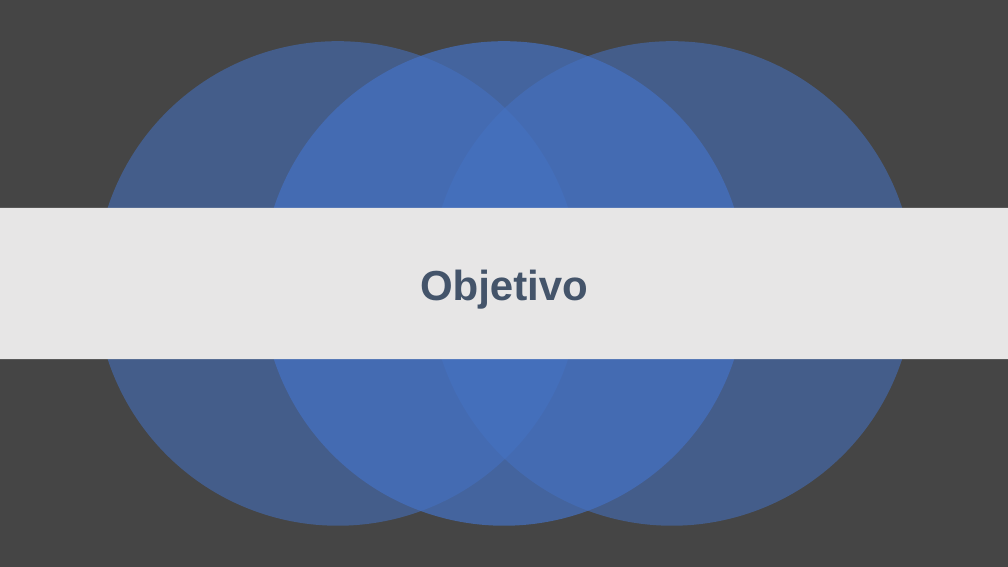
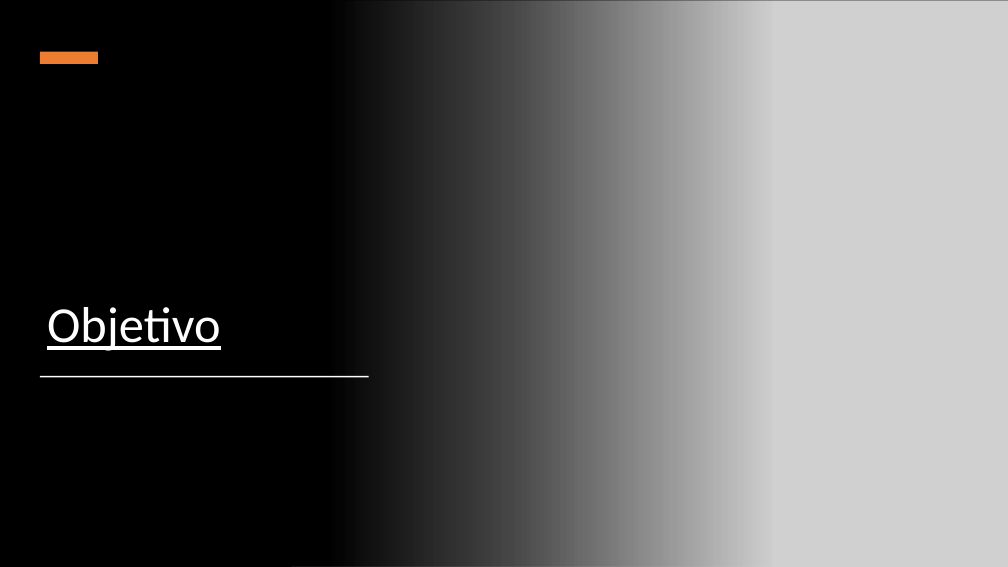
Before and after one commit to carlosmascena/primeiro-repositorio-ads-b, a slide deck: slide 3 of Slides para o Projeto Individual.pptx. Drawn at 1008x567 pixels with LibreOffice and Linux fonts; fonts in the diff are those of the drawing; grey boxes stand for pictures. Boxes give left, top, right and bottom in pixels: in the first picture for what was removed or moved away, otherwise in the second. Text is boxed around its words. In the diff, an @@ line names an element or a change of style, - is before the commit and + after.

```diff
--- a/Slides para o Projeto Individual.pptx
+++ b/Slides para o Projeto Individual.pptx
@@ background #454545 to #000000 @@
@@ rectangle added at [0, 0, 772, 567], fill gradient #000000 @@
@@ picture added at [291, 0, 1008, 567] @@
@@ rectangle added at [40, 52, 98, 64], fill #ED7D31 @@
@@ ellipse removed at [95, 42, 580, 526] @@
@@ ellipse removed at [262, 42, 746, 526] @@
@@ ellipse removed at [430, 42, 914, 526] @@
@@ title "Objetivo": place and size @@
-title "Objetivo" at [420, 269, 588, 308]
+title "Objetivo" at [47, 307, 221, 351]
@@ title "Objetivo" at [47, 307, 221, 351]: size 40 to 48 pt, font Arial to Calibri, text colour #44546A to #FFFFFF, bold off, underline on; alignment centre to left; vertical alignment middle to bottom @@
@@ rectangle removed at [0, 208, 1008, 359] @@
@@ rectangle added at [40, 376, 369, 377], fill #FFFFFF @@
```
Also in this commit, not shown: 3 other slides changed, 3 other files.
